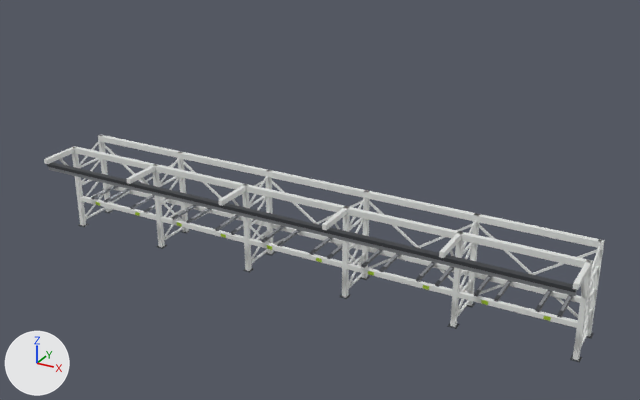
One commit to the glTF model models/FMS/GLB/pallet_rack_1L_10S.glb: the scene before it, then after it.
Both versions are drawn from a 50 mm camera at (15.1, -16.14, 10.06) aimed at (6.35, -0.23, 2.1). Lighting does not change. The marker at lower left points along +X, +Y and +Z. The picture after the commit comes second. Where no turn or scale is listed for an object, it has been applied to the vertices.

The first picture shows 'rack_frame__steel', 'rack_frame__steel_dark', 'rack_frame__truss_white' and 1 more.
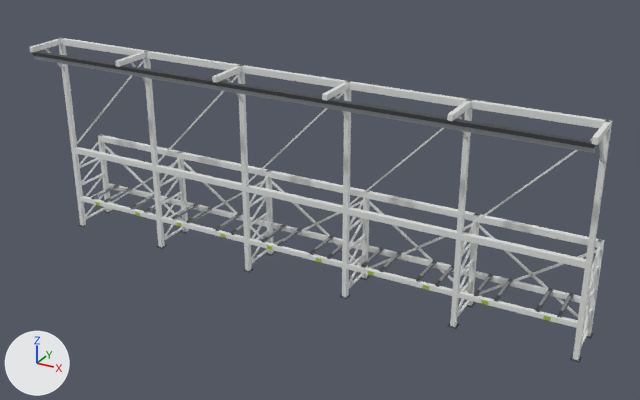
Commit message: Pallet racks with 1-2 levels: RGV guide rail kept at the RGV mast height

Pixel boxes (x1, y1, x2, y2) of what changed, in the pictures (640 x 400 px; the box of a moved part takes in the faces that stretch with it):
'rack_frame__truss_white', reshaped (43% taller)
    before: (44, 135, 605, 360)
    after: (29, 38, 612, 360)
'rack_frame__steel_dark', reshaped (55% taller)
    before: (47, 162, 594, 363)
    after: (32, 51, 596, 363)
'rack_frame__steel', reshaped (6% wider, 77% taller)
    before: (49, 167, 577, 311)
    after: (34, 56, 595, 311)
part 1 of me_rack_frame__truss_white, moved or reshaped
    before: (219, 185, 246, 206)
    after: (29, 38, 62, 52)
part 2 of me_rack_frame__truss_white, moved or reshaped
    before: (59, 159, 68, 166)
    after: (45, 49, 64, 71)
part 3 of me_rack_frame__truss_white, moved or reshaped
    before: (573, 262, 591, 290)
    after: (115, 51, 148, 67)
part 4 of me_rack_frame__truss_white, moved or reshaped
    before: (141, 178, 149, 185)
    after: (131, 62, 148, 85)
part 5 of me_rack_frame__truss_white, added
    after: (212, 66, 242, 83)
part 6 of me_rack_frame__truss_white, moved or reshaped
    before: (335, 223, 340, 229)
    after: (226, 78, 242, 100)
part 7 of me_rack_frame__truss_white, added
    after: (322, 82, 349, 101)
part 8 of me_rack_frame__truss_white, moved or reshaped
    before: (581, 281, 586, 298)
    after: (335, 95, 348, 119)
part 9 of me_rack_frame__truss_white, added
    after: (447, 100, 472, 121)
part 10 of me_rack_frame__truss_white, added
    after: (591, 121, 611, 145)
part 11 of me_rack_frame__truss_white, added
    after: (599, 138, 604, 163)
part 12 of me_rack_frame__truss_white, moved or reshaped
    before: (44, 147, 461, 258)
    after: (58, 38, 612, 263)
part 13 of me_rack_frame__steel_dark, moved or reshaped
    before: (47, 162, 576, 292)
    after: (32, 51, 596, 148)
part 14 of me_rack_frame__steel, moved or reshaped
    before: (49, 167, 577, 296)
    after: (34, 56, 595, 153)

The change in detail:
me_rack_frame__truss_white is used by ob_rack_frame__truss_white; location (0.0, 0.0, 0.0).
me_rack_frame__truss_white had 688 vertices, 1032 faces and spanned x -0.7..12.4, y -1.5..0.56, z 0.0..2.2.
me_rack_frame__truss_white now has 808 vertices, 1248 faces and spans x -0.7..12.4, y -1.5..0.56, z 0.0..5.0.
me_rack_frame__truss_white part 1: the loose piece of 8 vertices spanning x 4.5..4.6, y -1.5..-0.5, z 2.08..2.2 is moved by (-5.2, 0.0, 2.8).
me_rack_frame__truss_white part 2: the loose piece of 8 vertices spanning x -0.69..-0.61, y -1.08..-0.47, z 1.38..2.1 is moved by (0.0, 0.0, 2.8).
me_rack_frame__truss_white part 3: the loose piece of 8 vertices spanning x 12.3..12.4, y -1.5..-0.5, z 2.08..2.2 is moved by (-10.4, 0.0, 2.8).
me_rack_frame__truss_white part 4: the loose piece of 8 vertices spanning x 1.91..1.99, y -1.08..-0.47, z 1.38..2.1 is moved by (0.0, 0.0, 2.8).
me_rack_frame__truss_white part 5: a new loose piece, a box spanning x 4.5..4.6, y -1.5..-0.5, z 4.88..5.0, in mat_truss_white (white #e5e8e5).
me_rack_frame__truss_white part 6: the loose piece of 8 vertices spanning x 7.11..7.19, y -1.08..-0.47, z 1.38..2.1 is moved by (-2.6, 0.0, 2.8).
me_rack_frame__truss_white part 7: a new loose piece, a box spanning x 7.1..7.2, y -1.5..-0.5, z 4.88..5.0, in mat_truss_white (white #e5e8e5).
me_rack_frame__truss_white part 8: the loose piece of 8 vertices spanning x 12.31..12.39, y -1.08..-0.47, z 1.38..2.1 is moved by (-5.2, 0.0, 2.8).
me_rack_frame__truss_white part 9: a new loose piece, a box spanning x 9.7..9.8, y -1.5..-0.5, z 4.88..5.0, in mat_truss_white (white #e5e8e5).
me_rack_frame__truss_white part 10: a new loose piece, a box spanning x 12.3..12.4, y -1.5..-0.5, z 4.88..5.0, in mat_truss_white (white #e5e8e5).
me_rack_frame__truss_white part 11: the loose piece of 8 vertices spanning x 12.31..12.39, y -1.08..-0.47, z 1.38..2.1 is copied, and the copy is moved by (0.0, 0.0, 2.8); it spans x 12.31..12.39, y -1.08..-0.47, z 4.18..4.9.
me_rack_frame__truss_white part 12: 32 vertices moved from x -0.7..9.8, y -1.5..-0.47, z 1.38..2.2 to x -0.7..12.37, y -0.56..-0.44, z 2.1..5.0; 16 vertices removed from x -0.7..9.79, y -1.5..-0.47, z 1.38..2.2; 64 vertices added at x -0.7..12.4, y -0.56..-0.44, z 2.19..5.0.
Other edits to the shape of me_rack_frame__truss_white do not show in these pictures.
me_rack_frame__steel_dark is used by ob_rack_frame__steel_dark; location (0.0, 0.0, 0.0).
me_rack_frame__steel_dark had 264 vertices, 396 faces and spanned x -0.75..12.45, y -1.47..0.6, z 0.0..2.08.
me_rack_frame__steel_dark now has 264 vertices, 396 faces and spans x -0.75..12.45, y -1.47..0.6, z 0.0..4.88.
me_rack_frame__steel_dark part 13: the loose piece of 8 vertices spanning x -0.65..12.35, y -1.47..-1.33, z 2.0..2.08 is moved by (0.0, 0.0, 2.8).
me_rack_frame__steel is used by ob_rack_frame__steel; location (0.0, 0.0, 0.0).
me_rack_frame__steel had 168 vertices, 252 faces and spanned x -0.65..12.35, y -1.43..0.32, z 0.89..2.0.
me_rack_frame__steel now has 168 vertices, 252 faces and spans x -0.65..12.35, y -1.43..0.32, z 0.89..4.8.
me_rack_frame__steel part 14: the loose piece of 8 vertices spanning x -0.65..12.35, y -1.43..-1.37, z 1.9..2.0 is moved by (0.0, 0.0, 2.8).
